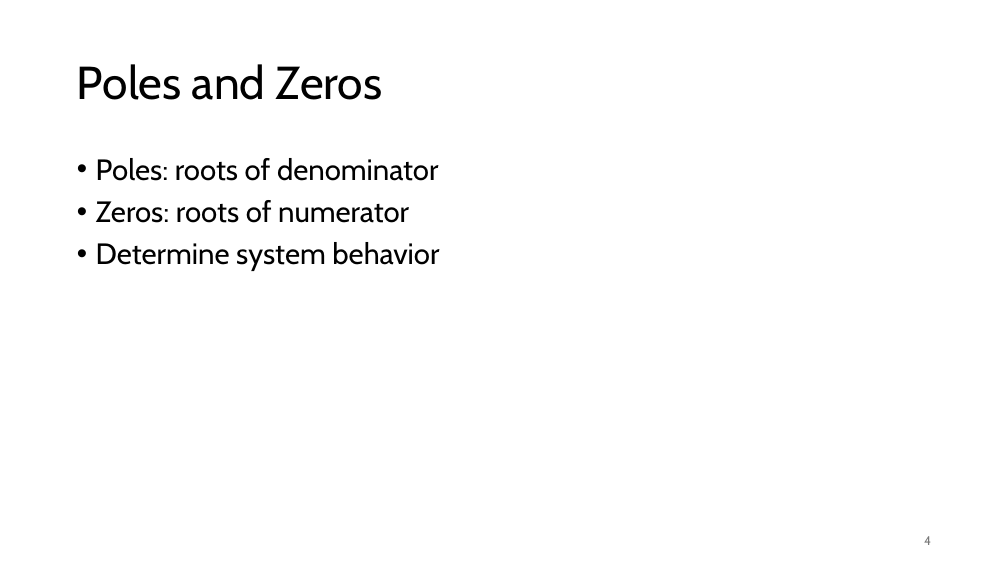
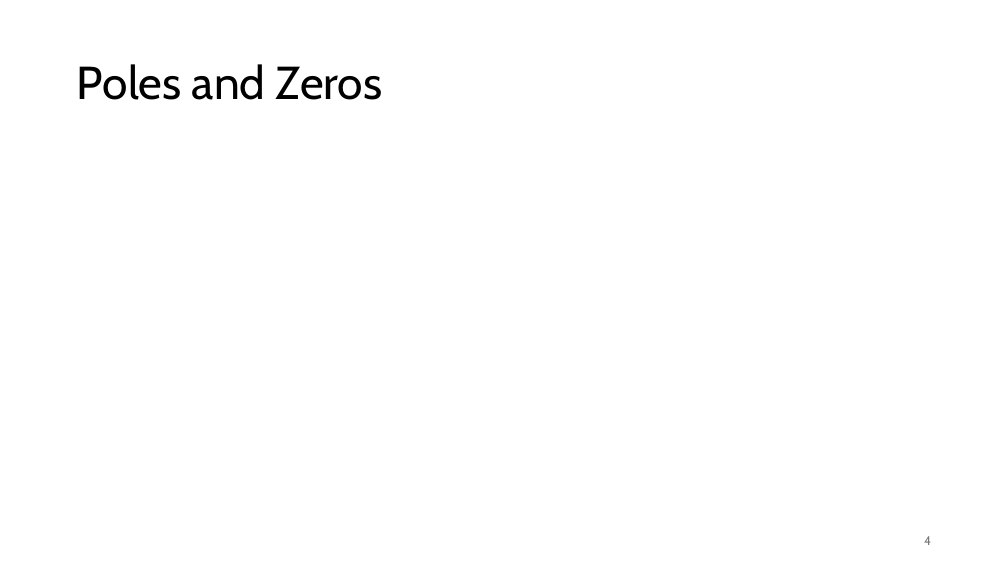
Before and after one commit to FelixWick/control_engineering, a slide deck: slide 4 of slides/4_stability.pptx. Drawn at 1008x567 pixels with LibreOffice and Linux fonts; fonts in the diff are those of the drawing; grey boxes stand for pictures. Boxes give left, top, right and bottom in pixels: in the first picture for what was removed or moved away, otherwise in the second. Text is boxed around its words. In the diff, an @@ line names an element or a change of style, - is before the commit and + after.

Commit message:
poles and zeros

```diff
--- a/slides/4_stability.pptx
+++ b/slides/4_stability.pptx
@@ text removed at bbox=[96, 158, 439, 271] @@
-• Poles: roots of denominator
-• Zeros: roots of numerator
-• Determine system behavior
```
Also in this commit, not shown: 5 other slides changed, 4 slides added, 1 slide removed, 3 other files.
